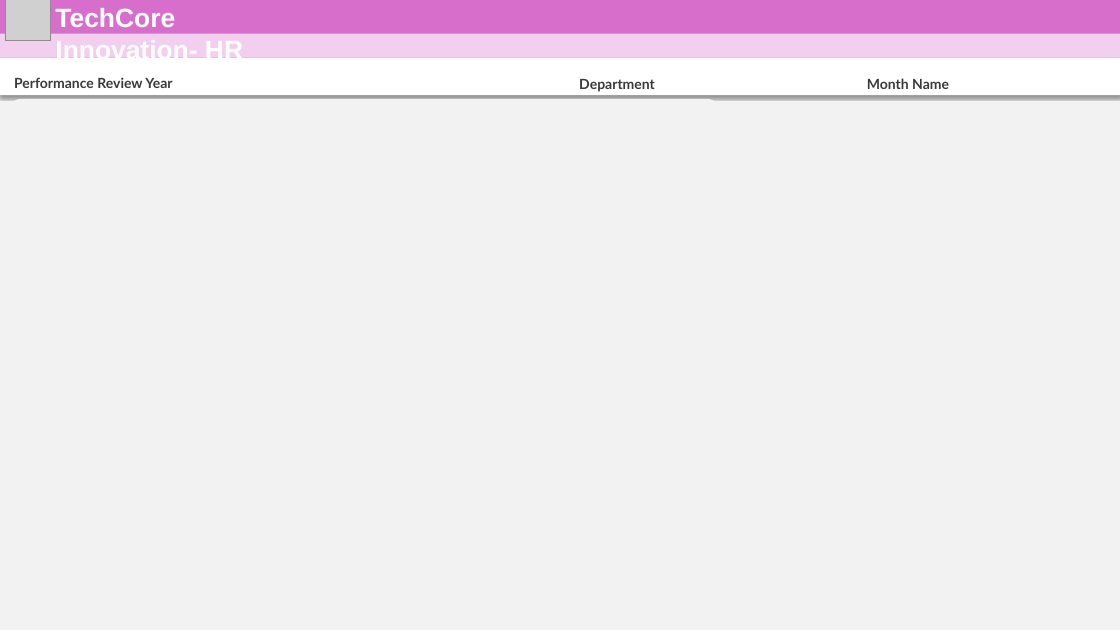
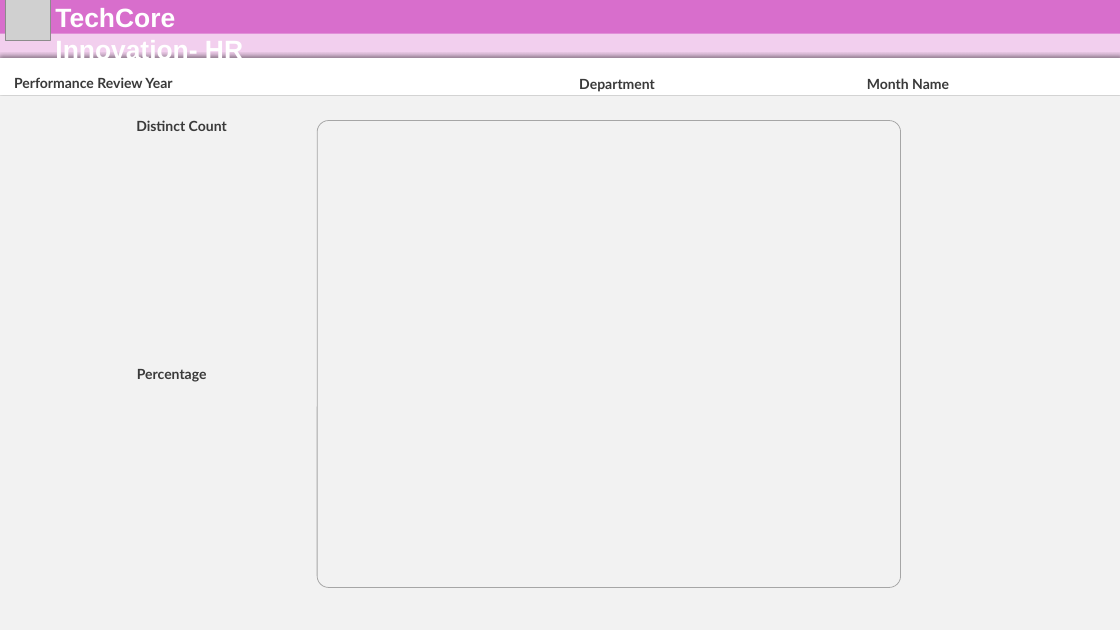
Before and after one commit to mmrnayan/HR-Analysis, a slide deck: slide 10 of New Microsoft PowerPoint Presentation.pptx. Drawn at 1120x630 pixels with LibreOffice and Linux fonts; fonts in the diff are those of the drawing; grey boxes stand for pictures. Boxes give left, top, right and bottom in pixels: in the first picture for what was removed or moved away, otherwise in the second. Text is boxed around its words. In the diff, an @@ line names an element or a change of style, - is before the commit and + after.

```diff
--- a/New Microsoft PowerPoint Presentation.pptx
+++ b/New Microsoft PowerPoint Presentation.pptx
@@ rectangle at box(0, 58, 1120, 95): shadow changed @@
@@ rounded rectangle: place and size @@
-rounded rectangle at box(8, 99, 720, 619)
+rounded rectangle at box(50, 140, 303, 360)
@@ text added at box(136, 120, 227, 131), 18 pt, text #3A3A3A, bold @@
+Distinct Count
@@ rounded rectangle added at box(317, 120, 900, 587), fill #F2F2F2, outline #A6A6A6 1 pt @@
@@ text added at box(137, 369, 207, 382), 18 pt, text #3A3A3A, bold @@
+Percentage
@@ rounded rectangle: place and size @@
-rounded rectangle at box(733, 173, 920, 557)
+rounded rectangle at box(921, 403, 1111, 623)
```
Also in this commit, not shown: 14 other files.
